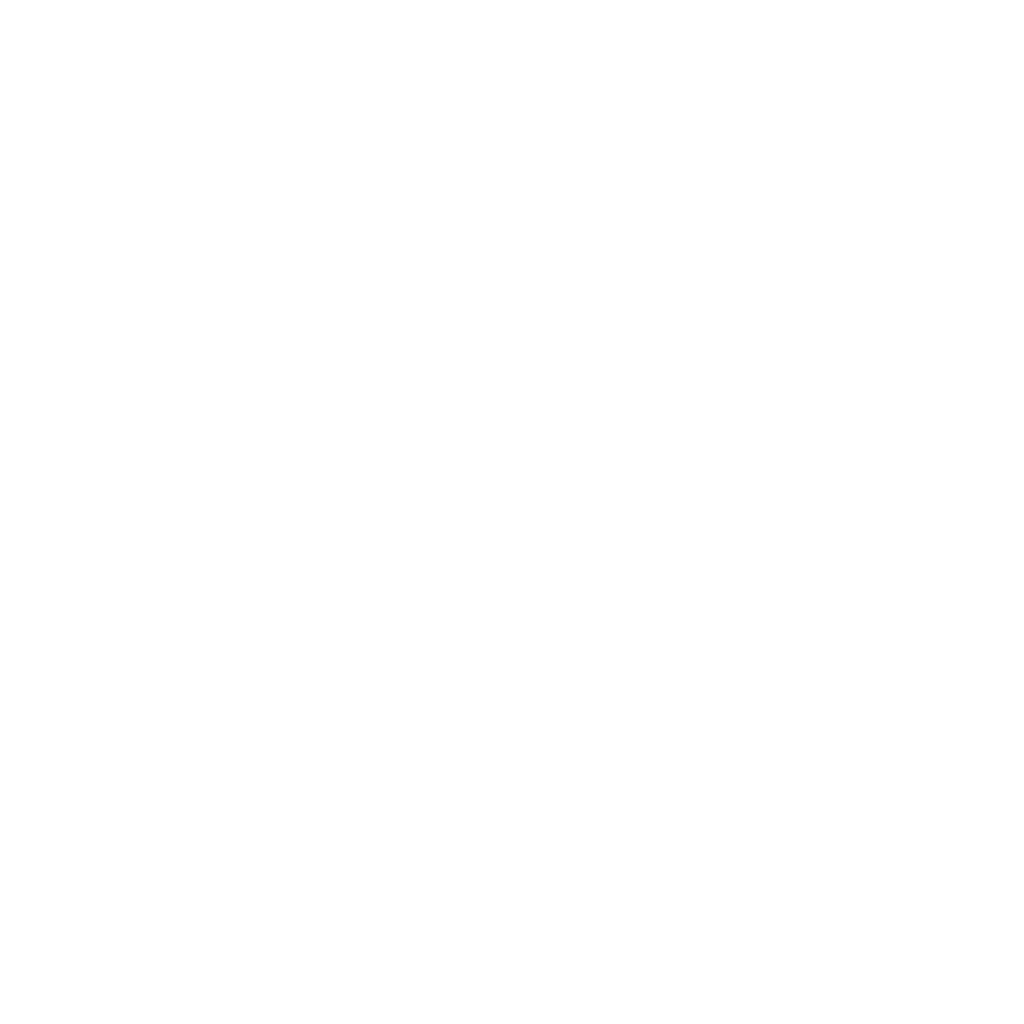
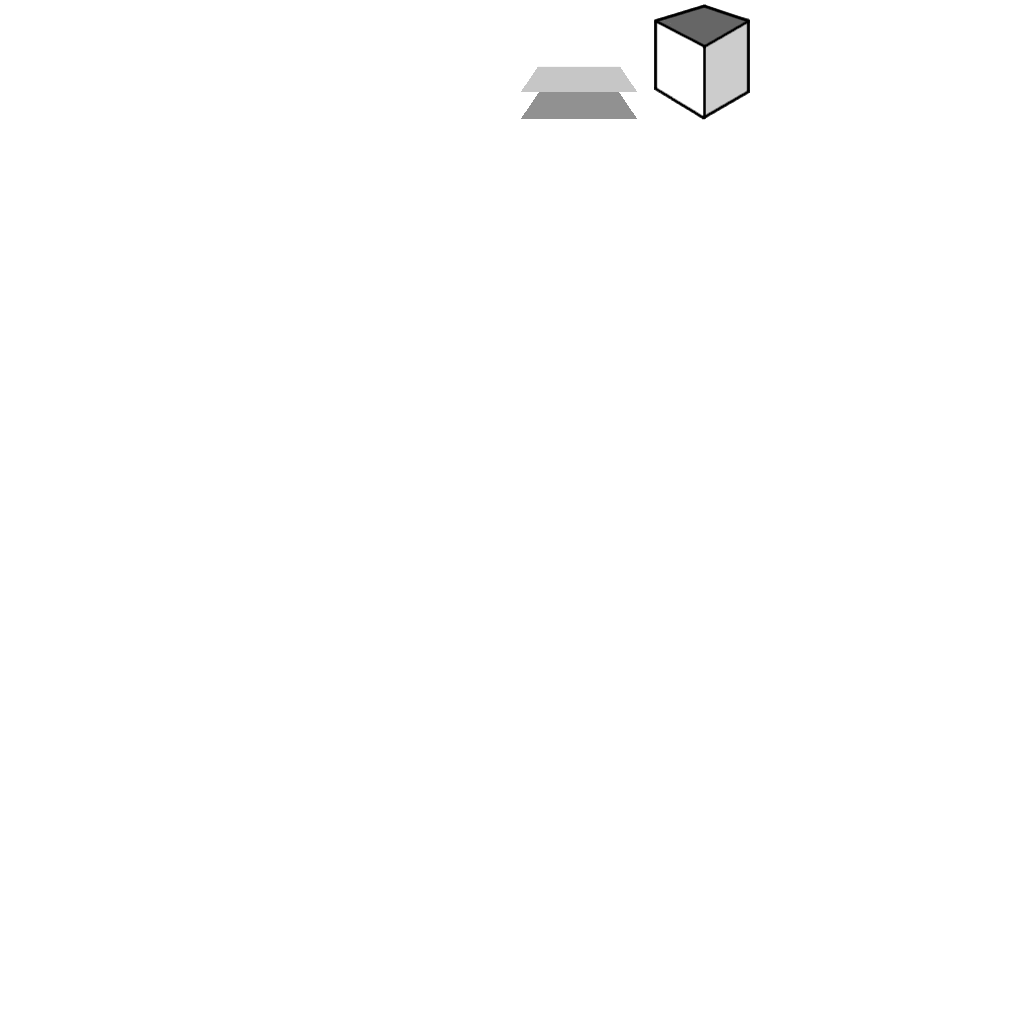
Revision of a layered 1024×1024 image; what changed, layer by layer:
added group "Sprite Layers" with 4 layers over 521, 4, 750, 120
added layer "Transformation" in group "Sprite Layers" over 538, 66, 620, 67
added layer "Layer #1" in group "Sprite Layers" over 654, 4, 750, 120
added layer "Transformation copy" in group "Sprite Layers" over 521, 66, 637, 92
added layer "Transformation copy #1" in group "Sprite Layers" over 521, 74, 637, 119
